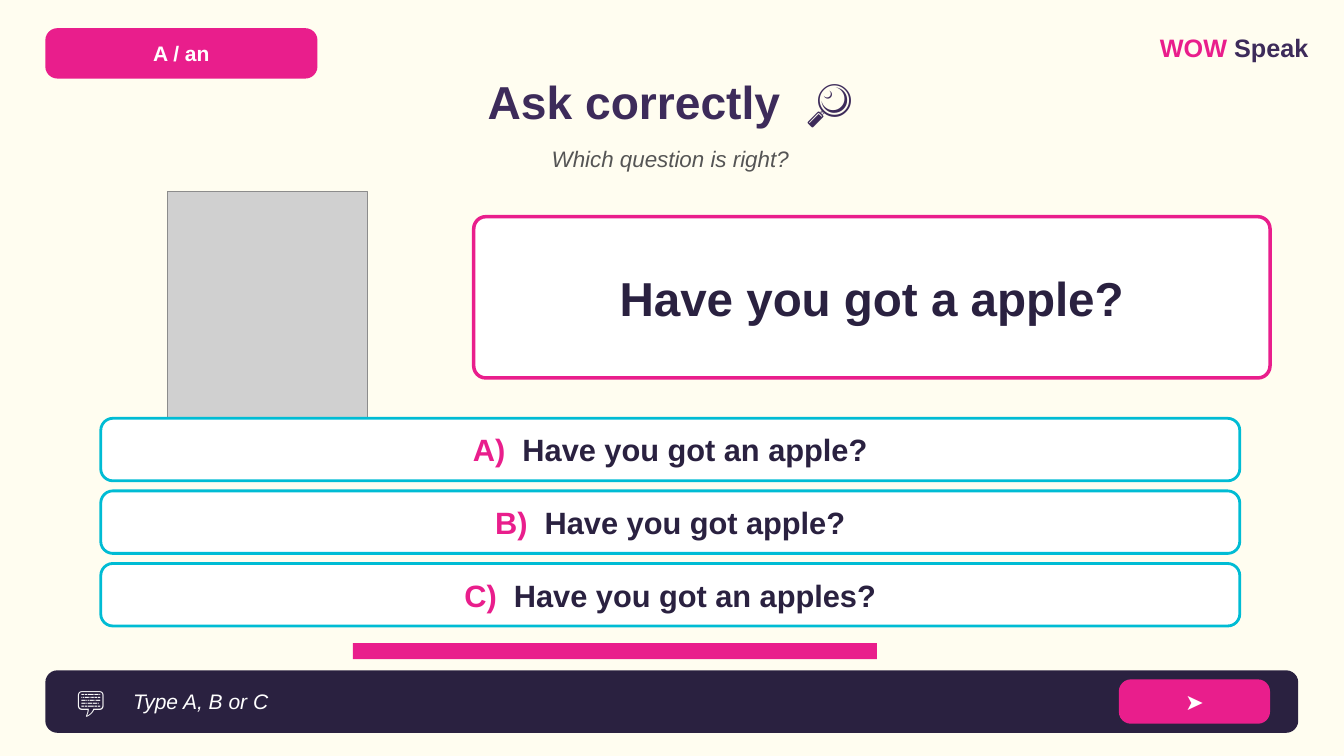
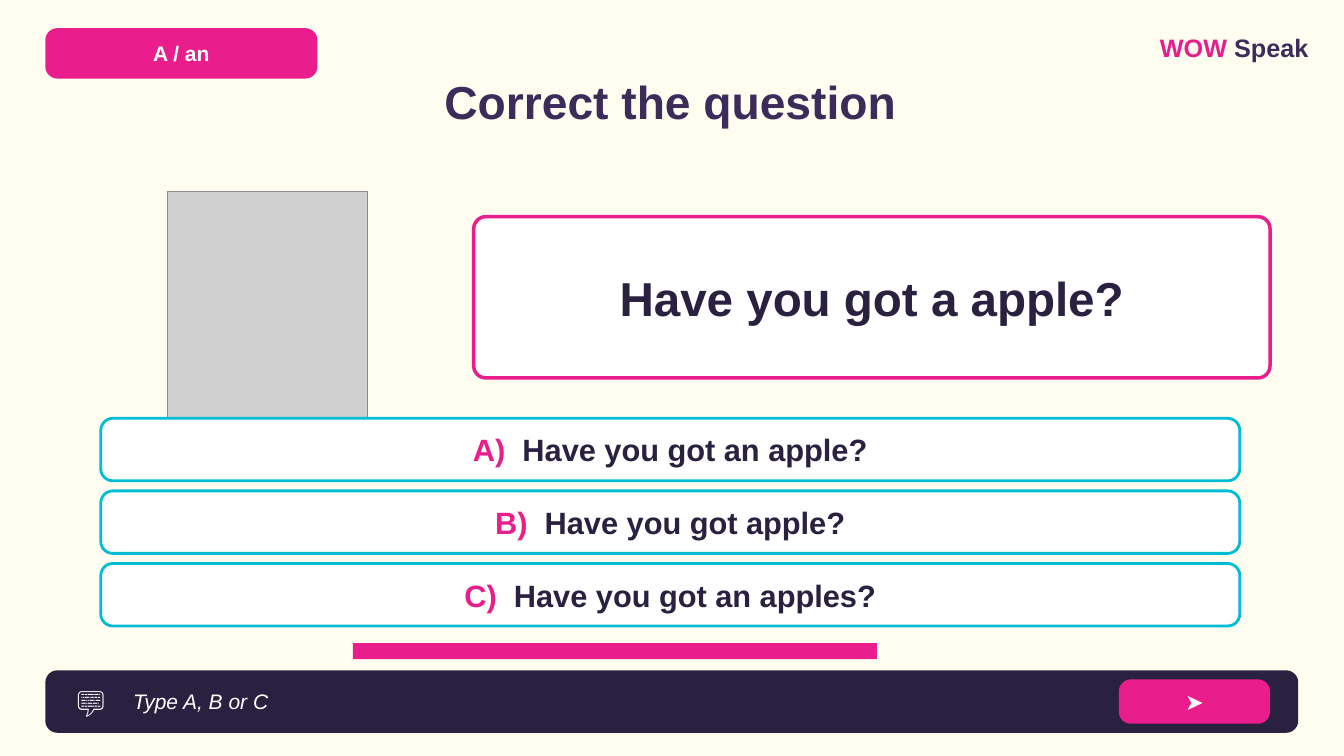
Before and after one commit to wowspeakschool-lang/classroom, a slide deck: slide 19 of vebinary/03.12_A-an/7-9/WOW_Speak_A_An_Food_7-9_LESSON.pptx. Drawn at 1344x756 pixels with LibreOffice and Linux fonts; fonts in the diff are those of the drawing; grey boxes stand for pictures. Boxes give left, top, right and bottom in pixels: in the first picture for what was removed or moved away, otherwise in the second. Text is boxed around its words. In the diff, an @@ line names an element or a change of style, - is before the commit and + after.

```diff
--- a/vebinary/03.12_A-an/7-9/WOW_Speak_A_An_Food_7-9_LESSON.pptx
+++ b/vebinary/03.12_A-an/7-9/WOW_Speak_A_An_Food_7-9_LESSON.pptx
@@ text at box(444, 85, 895, 128): text changed @@
-Ask correctly 🔎
+Correct the question
@@ text removed at box(552, 151, 789, 172) @@
-Which question is right?
```
Also in this commit, not shown: 22 other slides changed, 7 other files.
